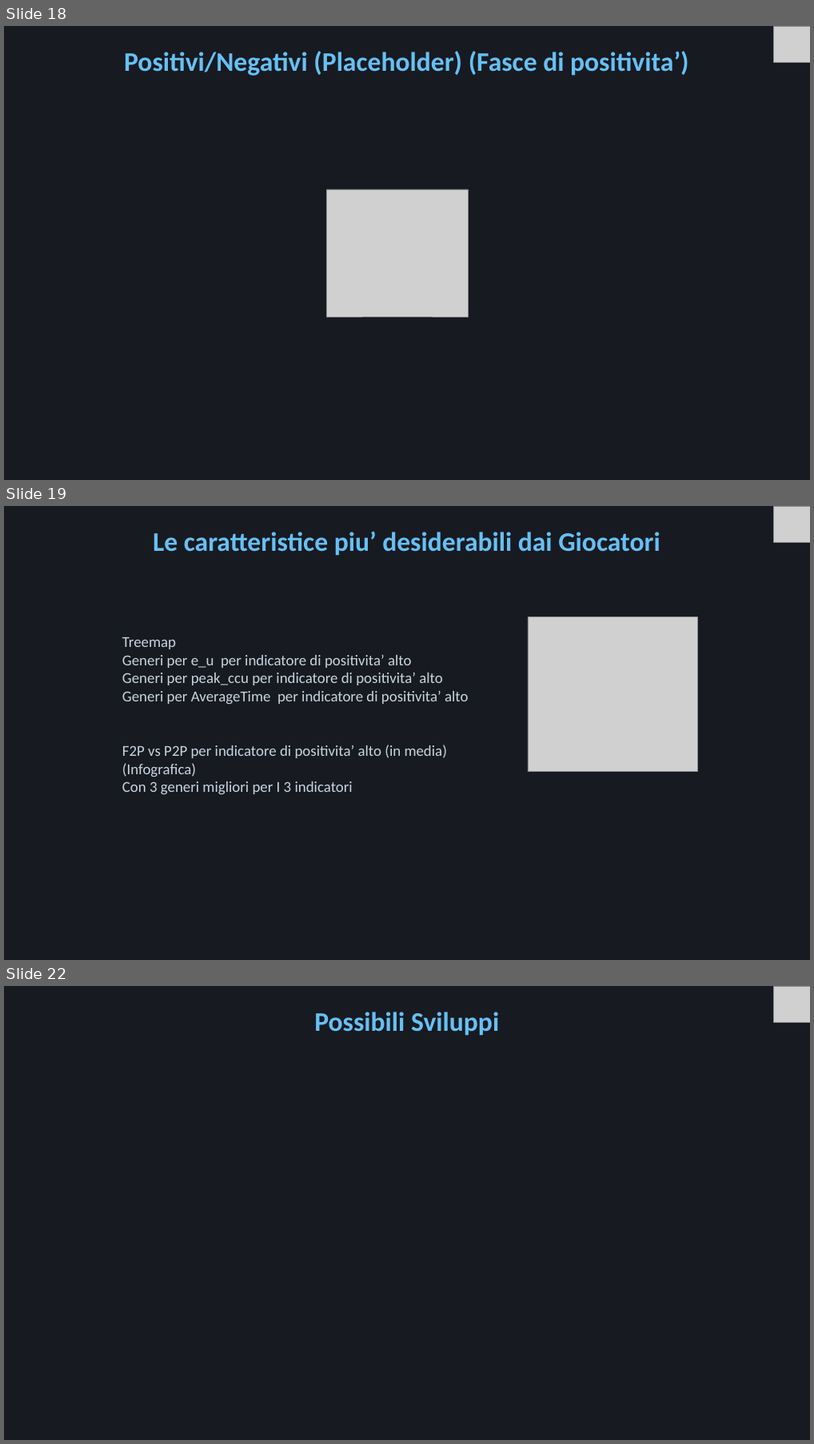
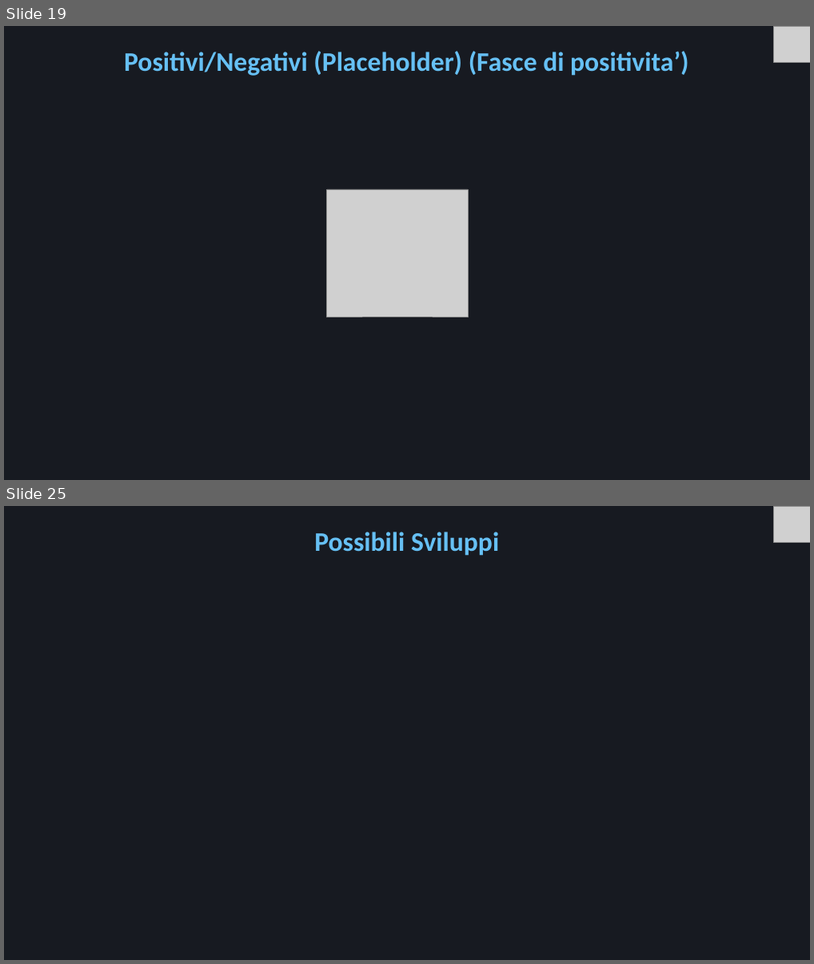
Before and after one commit to Mora11231/VisualizzazioneScientifica, a slide deck: Steam.pptx. Shown one above the other, each under a label of ours: slides 18, 19 and 22 before the commit, slides 19 and 25 after it; the slides between them are not shown. The pictures are 814x1444 and 814x964 pixels, drawn with LibreOffice and Linux fonts; fonts in the diff are those of the drawing; grey boxes stand for pictures. Boxes give left, top, right and bottom in pixels: in the first picture for what was removed or moved away, otherwise in the second. Text is boxed around its words. In the diff, an @@ line names an element or a change of style, - is before the commit and + after.

```diff
--- a/Steam.pptx
+++ b/Steam.pptx
@@ slide 19 removed at [4,506,810,960], background #171A21 @@
@@ picture removed at [774,506,810,542] @@
@@ title removed at [153,531,660,556] @@
-Le caratteristice piu’ desiderabili dai Giocatori
@@ picture removed at [528,617,698,772] @@
@@ text removed at [122,637,468,794] @@
-Treemap
-Generi per e_u per indicatore di positivita’ alto
-Generi per peak_ccu per indicatore di positivita’ alto
-Generi per AverageTime per indicatore di positivita’ alto
-F2P vs P2P per indicatore di positivita’ alto (in media)
-(Infografica)
-Con 3 generi migliori per I 3 indicatori
@@ what was slide 18 is now slide 19 @@
@@ what was slide 22 is now slide 25 @@
```
Also in this commit, not shown: 15 slides changed, 5 slides added, 1 other slide removed, 29 other files.
